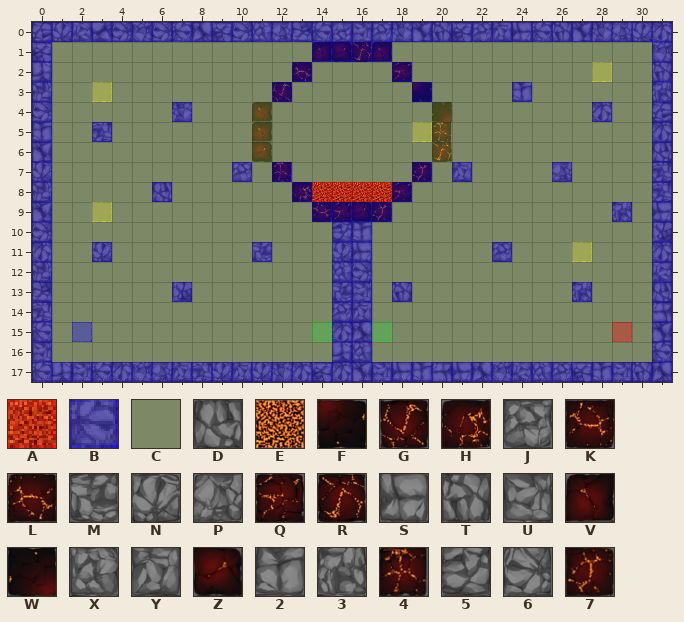
Two states of a Tiled map, Spellington/src/res/map/mapDungeon24.tmx. This is how it looked before the edit.
Cells are 50x50 px. Shown: x 0..31, y 0..17.
Key: from "collisionTile": A 0, B 3, C 11; from "dungeonTile.png": D 1, E 4, F 6, G 12, H 13, J 19, K 21, L 22, M 25, N 26, P 27, Q 28, R 31, S 33, T 34, U 35, V 36, W 37, X 42, Y 44, Z 45, 2 48, 3 49, 4 54, 5 56, 6 58, 7 63.
_ is an empty cell.
Layers that did not change in this view are not listed.
Layer "terrain" before, first column x 8:
 1 ______VZRV__________
 2 _____L____Q_________
 3 ____G______F____2___
 4 ___V________W_______
 5 ___V________4_______
 6 ___Z________R_______
 7 __J_4______7_Y____P_
 8 _____HEEEEQ_________
 9 ______KQZ7__________
10 _______52___________
11 ___M___NS______J____
12 _______X6___________
13 _______MU_T________3
14 _______JY___________
Layer "collision" before, first column x 8:
 4 CCCCCCCCCCCCCCCCCCCC
 5 CCCCCCCCCCCCCCCCCCCC
 6 CCCCCCCCCCCCCCCCCCCC
 7 CCBCBCCCCCCBCBCCCCBC
 8 CCCCCBAAAABCCCCCCCCC
 9 CCCCCCBBBBCCCCCCCCCC
10 CCCCCCCBBCCCCCCCCCCC
11 CCCBCCCBBCCCCCCBCCCC
12 CCCCCCCBBCCCCCCCCCCC
13 CCCCCCCBBCBCCCCCCCCB
14 CCCCCCCBBCCCCCCCCCCC
After the commit:
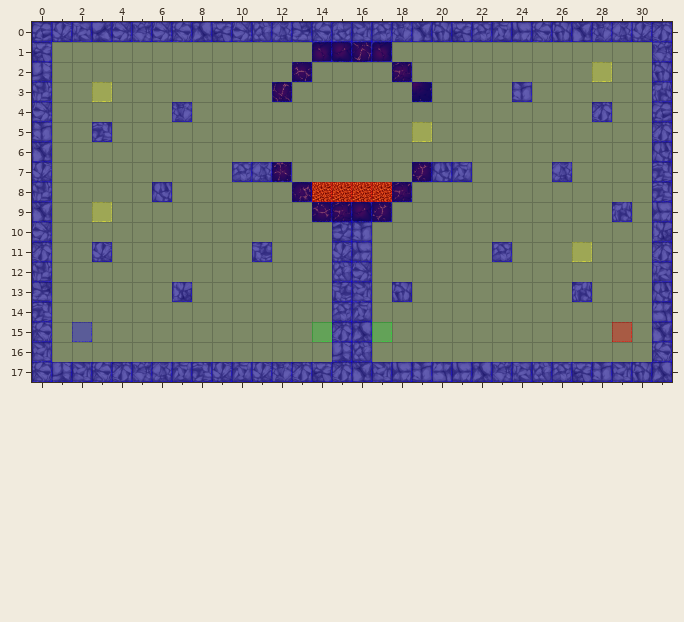
See-through tiles are keyed as they look on the map.
Edits made:
{"where": "layer \"terrain\""}
{"y":4,"x":11,"old":"V","new":"_"}
{"y":4,"x":20,"old":"W","new":"_"}
{"y":5,"x":11,"old":"V","new":"_"}
{"y":5,"x":20,"old":"4","new":"_"}
{"y":6,"x":11,"old":"Z","new":"_"}
{"y":6,"x":20,"old":"R","new":"_"}
{"y":7,"x":11,"old":"_","new":"P"}
{"y":7,"x":20,"old":"_","new":"D"}
{"where": "layer \"collision\""}
{"y":7,"x":11,"old":"C","new":"B"}
{"y":7,"x":20,"old":"C","new":"B"}
